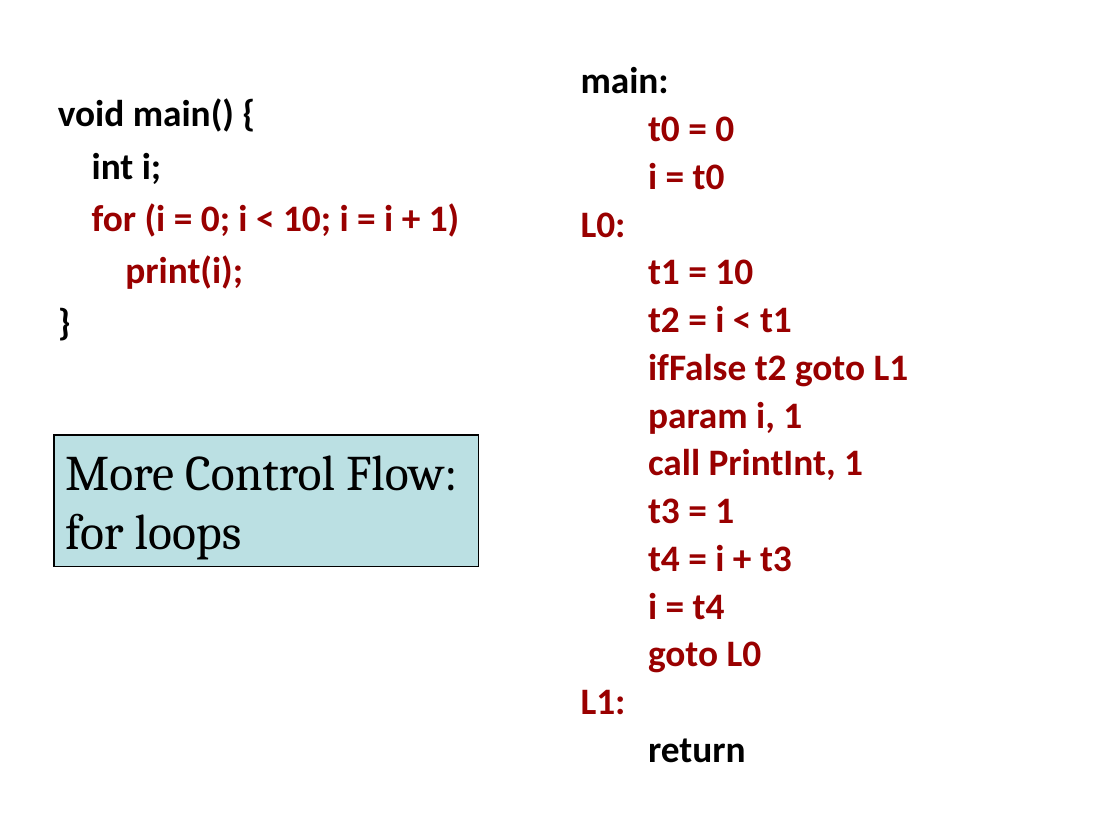
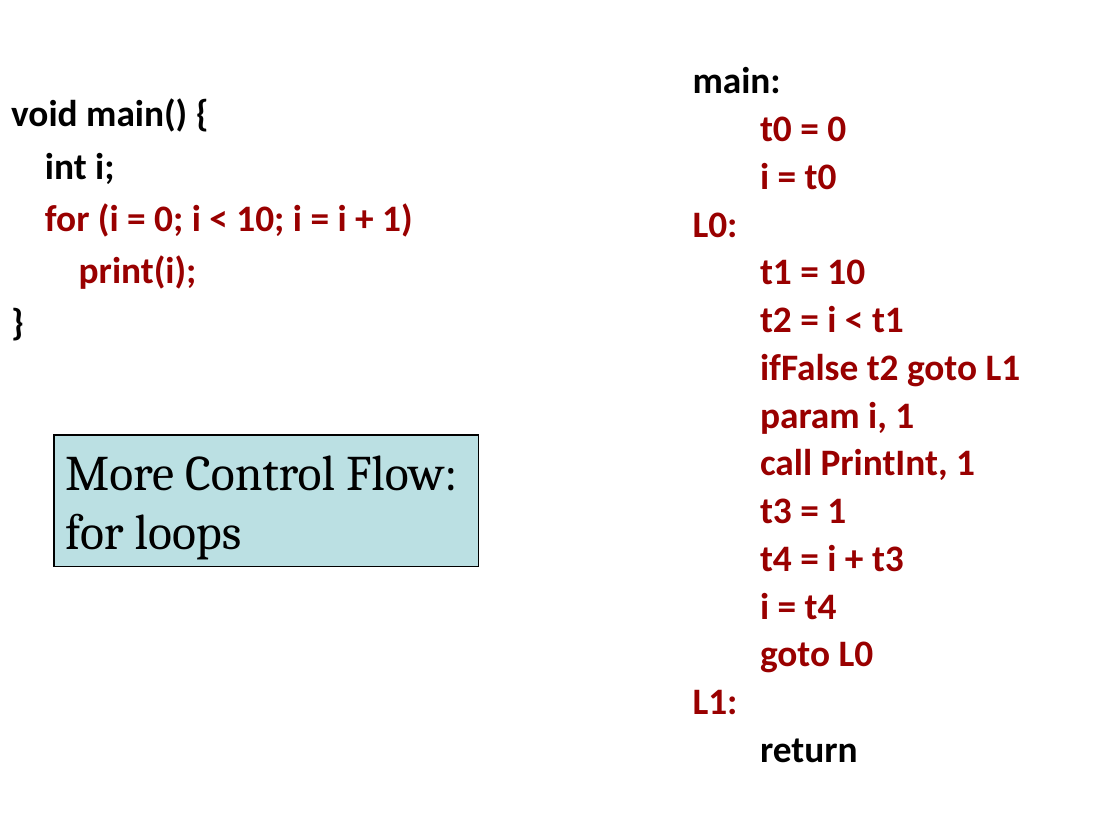
Before and after one commit to anoopsarkar/compilers-class, a slide deck: slide 11 of assets/ppt/codegen/ir.pptx. Drawn at 1120x840 pixels with LibreOffice and Linux fonts; fonts in the diff are those of the drawing. Boxes give left, top, right and bottom in pixels: in the first picture for what was removed or moved away, otherwise in the second. Text is boxed around its words. In the diff, an @@ line names an element or a change of style, - is before the commit and + after.

```diff
--- a/assets/ppt/codegen/ir.pptx
+++ b/assets/ppt/codegen/ir.pptx
@@ text "main:": place and size @@
-text "main:" at [581, 67, 909, 763]
+text "main:" at [693, 67, 1021, 763]
@@ text "void main() {": place and size @@
-text "void main() {" at [58, 98, 460, 289]
+text "void main() {" at [11, 98, 413, 289]
```
Also in this commit, not shown: 4 other slides changed, 5 other files.
